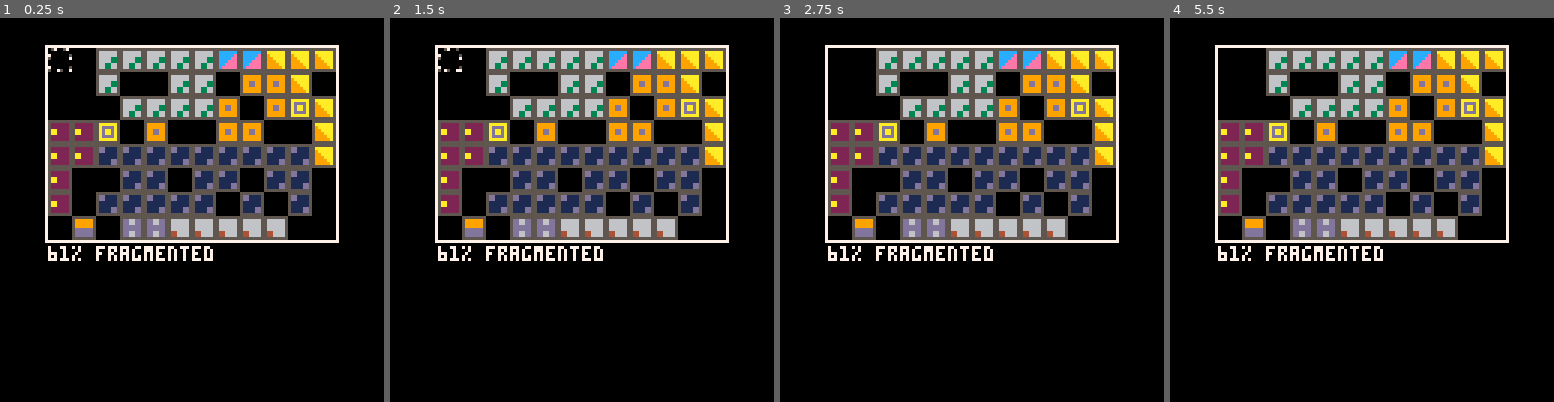
Above: before the commit, frames 1-4 (left to right).
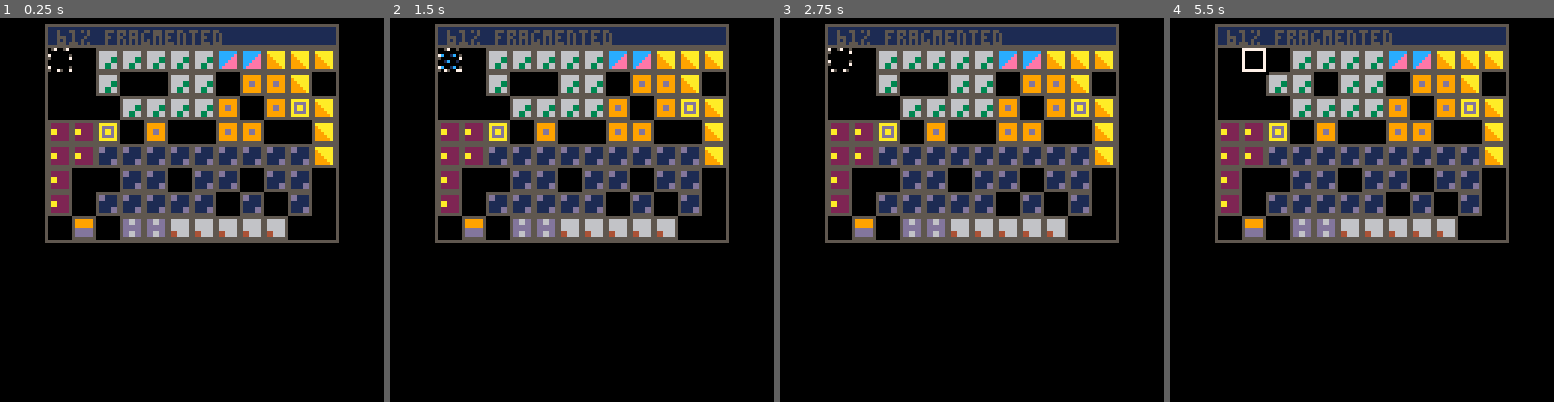
Above: after the commit, the same moments.

Repository: lkingsford/pico8-projects
Game: PICO-8 cartridge defrag.p8
Two runs of this game, one before a commit and one after it. Both use one fixed random seed, a clock stepped at 60 frames per second and the inputs below.
Inputs:
- Up to frame 1 (0.25 s): no input
- Up to frame 2 (1.5 s): tap O (Z key) at 0.33, 0.7, 1.43 s; tap X (X key) at 1.07 s
- Up to frame 3 (2.75 s): hold Left 1.97-2.37 s; tap X (X key) at 2.07, 2.4, 2.73 s; tap O (Z key) at 2.22 s; hold Down from 2.42 s (still down)
- Up to frame 4 (5.5 s): release Down at 2.82 s; hold Right 2.87-3.53 s; tap X (X key) every 0.33 s from 3.07 to 5.4 s; tap O (Z key) at 3.1, 3.98, 4.87 s; hold Up 3.58-4.08 s; hold Right 4.13-4.53 s; hold Down 4.58-5.08 s; hold Left from 5.13 s (still down)

The runs differ from the first frame. In frame 1, 6.9% of the frame differs, in the area x 11-89%, y 1-64%; in frame 2, 7.0%; in frame 3, 7.0%; in frame 4, 7.9%.

Commit message:
Can move everything!

Diff:
--- a/defrag.p8
+++ b/defrag.p8
@@ -69,70 +69,134 @@
 end
 
 frag = 100
-cursor={0,0}
+xy_csr={0,0}
 --0: selecting x/y
 --1: selecting w/h
 --2: placing
 mode=0
-dim={1,1}
+wh_csr={1,1}
+mv_csr={0,0}
+mv_rot=0
+fail_flash = 0
 
 function _update(dt)
  l,r,u,d,x,o=btnp(⬅️),btnp(➡️),btnp(⬆️),btnp(⬇️),btnp(❎),btnp(🅾️)
  if not(l or r or u or d or x or o) then return end
 	if mode==0 then
-		if (l) cursor[1]-=1
-		if (r) cursor[1]+=1
-		if (u) cursor[2]-=1
-		if (d) cursor[2]+=1
-		cursor[1]=min(max(0, cursor[1]), w-1)
-		cursor[2]=min(max(0, cursor[2]), h-1)
+		if (l) xy_csr[1]-=1
+		if (r) xy_csr[1]+=1
+		if (u) xy_csr[2]-=1
+		if (d) xy_csr[2]+=1
+		xy_csr[1]=min(max(0, xy_csr[1]), w-1)
+		xy_csr[2]=min(max(0, xy_csr[2]), h-1)
 		if (x) mode = 1
 	elseif mode==1 then
-	 if (l) dim[1]-=1
-		if (r) dim[1]+=1
-		if (u) dim[2]-=1
-		if (d) dim[2]+=1
-		dim[1]=min(max(1, dim[1]), w-cursor[1])
-		dim[2]=min(max(1, dim[2]), h-cursor[2])
-		if (x) mode = 2
+	 if (l) wh_csr[1]-=1
+		if (r) wh_csr[1]+=1
+		if (u) wh_csr[2]-=1
+		if (d) wh_csr[2]+=1
+		wh_csr[1]=min(max(1, wh_csr[1]), w-xy_csr[1])
+		wh_csr[2]=min(max(1, wh_csr[2]), h-xy_csr[2])
+		if x then
+		 mode = 2
+			mv_csr={xy_csr[1],xy_csr[2]}
+			mv_rot=0
+			for row=0,wh_csr[2]-1 do
+				memset(0x2020+row*128,0,32)
+				memcpy(0x2020+row*128,0x2000+(xy_csr[2]+row)*128+xy_csr[1],wh_csr[1])
+			end
+			for row=wh_csr[2],h do
+				memset(0x2020+row*128,0,32)
+			end
+		end
 	elseif mode==2 then
+	 if (l) mv_csr[1]-=1
+	 if (r) mv_csr[1]+=1
+	 if (u) mv_csr[2]-=1
+	 if (d) mv_csr[2]+=1
+	 local d = wh_csr
+		if (mv_rot % 2 == 1) d = {wh_csr[2], wh_csr[1]}
+	 mv_csr[1]=min(max(0, mv_csr[1]), w-d[1])
+	 mv_csr[2]=min(max(0, mv_csr[2]), h-d[1])
+		if x then
+		 if mv_rot==0 and mv_csr[1]==xy_csr[1] and mv_csr[2]==xy_csr[2] then
+				--aborted
+				sfx(1)
+				mode=0
+				return
+			end
+			fits = true
+			for _x=0,d[1]-1 do for _y=0,d[2]-1 do
+				if (mget(_x+mv_csr[1],_y+mv_csr[2])!=0 and mget(_x+32,_y)!=0) fits=false
+			end end
+			if not fits then
+				fail_flash=1
+				sfx(0)
+				return
+			end
+			sfx(2) --todo: make better sound on better move
+			for _x=0,d[1]-1 do for _y=0,d[2]-1 do
+					m=mget(_x+32,_y)
+					if m!=0 then
+						mset(mv_csr[1]+_x,mv_csr[2]+_y,mget(_x+32,_y))
+						mset(xy_csr[1]+_x,xy_csr[2]+_y,0)
+					end
+				end
+			end
+			printh("---")
+			mode = 0
+		end
 	end
 	frag = calc_frag()
 end
 
 draw_frame=0
+
 
 function _draw()
  draw_frame+=1
 	cls()
 	camera(-64+(w*4),-10)
 	map(0,0,0,0,w,h)
-	rect(-1,-1,w*8,h*8,7)
+	rect(-1,-1,w*8,h*8,5)
 	--selection palette
-	pal(({{[1]=0,[2]=0,[3]=5,[4]=7},
-						 {[1]=7,[2]=0,[3]=0,[4]=5},
-						 {[1]=5,[2]=7,[3]=0,[4]=0},
-						 {[1]=0,[2]=5,[3]=7,[4]=0},
-							})[draw_frame\4%4+1])
-	--draw selector
+	pal(({{[0]=0,0,0,5,7,1,12,7,0},{[0]=0,7,0,0,5,1,12,7,0},{[0]=0,5,7,0,0,1,12,7,0},{[0]=0,0,5,7,0,1,12,7,0}})[draw_frame\4%4+1])
 	if mode==0 then
-		spr(16, cursor[1]*8, cursor[2]*8)
+		spr(16, xy_csr[1]*8, xy_csr[2]*8)
 	elseif mode==1 then
-	 for x=cursor[1],cursor[1]+dim[1]-1 do
-			tline(x*8,cursor[2]*8,(x+1)*8,cursor[2]*8,0,32)
-			tline(x*8,(cursor[2]+dim[2])*8-1,(x+1)*8,(cursor[2]+dim[2])*8-1,0,32.875)
-		end
-		for y=cursor[2],cursor[2]+dim[2]-1 do
-		 tline((cursor[1])*8,y*8,(cursor[1])*8,(y+1)*8,0,32.875)
-		 tline((cursor[1]+dim[1])*8-1,y*8,(cursor[1]+dim[1])*8-1,(y+1)*8,0,32)
-		end
-
+		for x=xy_csr[1],xy_csr[1]+wh_csr[1]-1 do for y=xy_csr[2],xy_csr[2]+wh_csr[2]-1 do spr(17+draw_frame\4%4,x*8,y*8) end end
+	 for x=xy_csr[1],xy_csr[1]+wh_csr[1]-1 do
+			tline(x*8,xy_csr[2]*8,(x+1)*8,xy_csr[2]*8,0,32)
+			tline(x*8,(xy_csr[2]+wh_csr[2])*8-1,(x+1)*8,(xy_csr[2]+wh_csr[2])*8-1,0,32.875)
+		end
+		for y=xy_csr[2],xy_csr[2]+wh_csr[2]-1 do
+		 tline((xy_csr[1])*8,y*8,(xy_csr[1])*8,(y+1)*8,0,32.875)
+		 tline((xy_csr[1]+wh_csr[1])*8-1,y*8,(xy_csr[1]+wh_csr[1])*8-1,(y+1)*8,0,32)
+		end
 	elseif mode==2 then
-	end
+		for x=xy_csr[1],xy_csr[1]+wh_csr[1]-1 do for y=xy_csr[2],xy_csr[2]+wh_csr[2]-1 do spr(21,x*8,y*8) end end
+		rect(xy_csr[1]*8, xy_csr[2]*8, xy_csr[1]*8+wh_csr[1]*8-1, xy_csr[2]*8+wh_csr[2]*8-1, 8)
+	end
+	palt()
 	pal()
+	--active chunk
+	if mode==2 then
+	 local d = wh_csr
+		if (mv_rot % 2 == 1) d = {wh_csr[2], wh_csr[1]}
+		camera(192+(w*4)-mv_csr[1]*8,-10-mv_csr[2]*8)
+		map(0,0)
+		camera(-64+(w*4),-10)
+		rect(mv_csr[1]*8,mv_csr[2]*8,mv_csr[1]*8+d[1]*8,mv_csr[2]*8+d[2]*8,0)
+		rect(mv_csr[1]*8,mv_csr[2]*8,mv_csr[1]*8+d[1]*8-1,mv_csr[2]*8+d[2]*8-1,7)
+		for x=0,d[1]-1 do for y=0,d[2]-1 do
+			if (mget(x+mv_csr[1],y+mv_csr[2])!=0 and mget(x+32,y)!=0) spr(21,(x+mv_csr[1])*8,(y+mv_csr[2])*8)
+		end end
+	end
 	--score
-	print(tostr(frag) .. "% fragmented", 0, h*8 + 2)
 	camera()
+	rectfill(64-(w*4)-1,2,64+(w*4),8,1)
+	rect(64-(w*4)-1,2,64+(w*4),9,5)
+	print(tostr(frag).."% fragmented",64-(w*4)+3,4)
 end
 
 _init_game()
@@ -145,11 +209,15 @@
 00000000882888885663366551111dd554466665599999955adddda55bb33bb55dd66dd55cceeee55dddddd559999aa55442222559ffff955111111552222225
 00000000828888885663366551111dd554466665599999955aaaaaa55bb33bb55dd66dd55ceeeee55dddddd5599999a554422225599ff9955111111552222225
 00000000288888885555555555555555555555555555555555555555555555555555555555555555555555555555555555555555555555555555555555555555
-41234123000000000000000000000000000000000000000000000000000000000000000000000000000000000000000000000000000000000000000000000000
-30000004000000000000000000000000000000000000000000000000000000000000000000000000000000000000000000000000000000000000000000000000
-20000001000000000000000000000000000000000000000000000000000000000000000000000000000000000000000000000000000000000000000000000000
-10000002000000000000000000000000000000000000000000000000000000000000000000000000000000000000000000000000000000000000000000000000
-40000003000000000000000000000000000000000000000000000000000000000000000000000000000000000000000000000000000000000000000000000000
-30000004000000000000000000000000000000000000000000000000000000000000000000000000000000000000000000000000000000000000000000000000
-20000001000000000000000000000000000000000000000000000000000000000000000000000000000000000000000000000000000000000000000000000000
-14321432000000000000000000000000000000000000000000000000000000000000000000000000000000000000000000000000000000000000000000000000
+41234123600560055600560005600560005600560808080800000000000000000000000000000000000000000000000000000000000000000000000000000000
+30000004000000000000000000000000000000008080808000000000000000000000000000000000000000000000000000000000000000000000000000000000
+20000001056005600056005660056005560056000808080800000000000000000000000000000000000000000000000000000000000000000000000000000000
+10000002000000000000000000000000000000008080808000000000000000000000000000000000000000000000000000000000000000000000000000000000
+40000003600560055600560005600560005600560808080800000000000000000000000000000000000000000000000000000000000000000000000000000000
+30000004000000000000000000000000000000008080808000000000000000000000000000000000000000000000000000000000000000000000000000000000
+20000001056005600056005660056005560056000808080800000000000000000000000000000000000000000000000000000000000000000000000000000000
+14321432000000000000000000000000000000008080808000000000000000000000000000000000000000000000000000000000000000000000000000000000
+…(4 lines of a section not shown)…
Not shown, changed: the sound effects (__sfx__) section of defrag.p8
